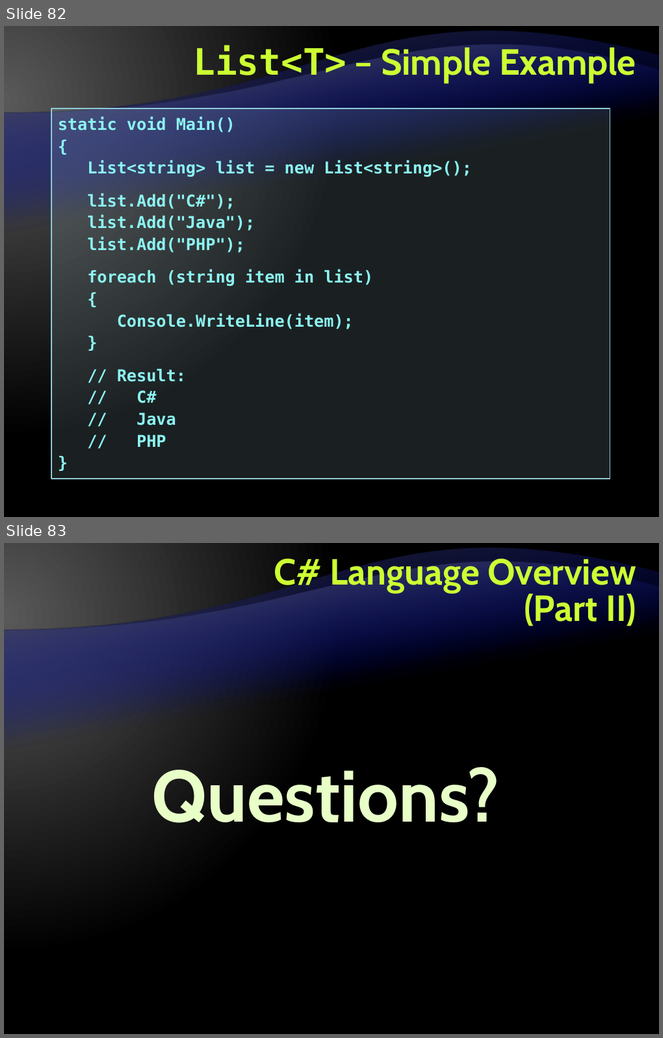
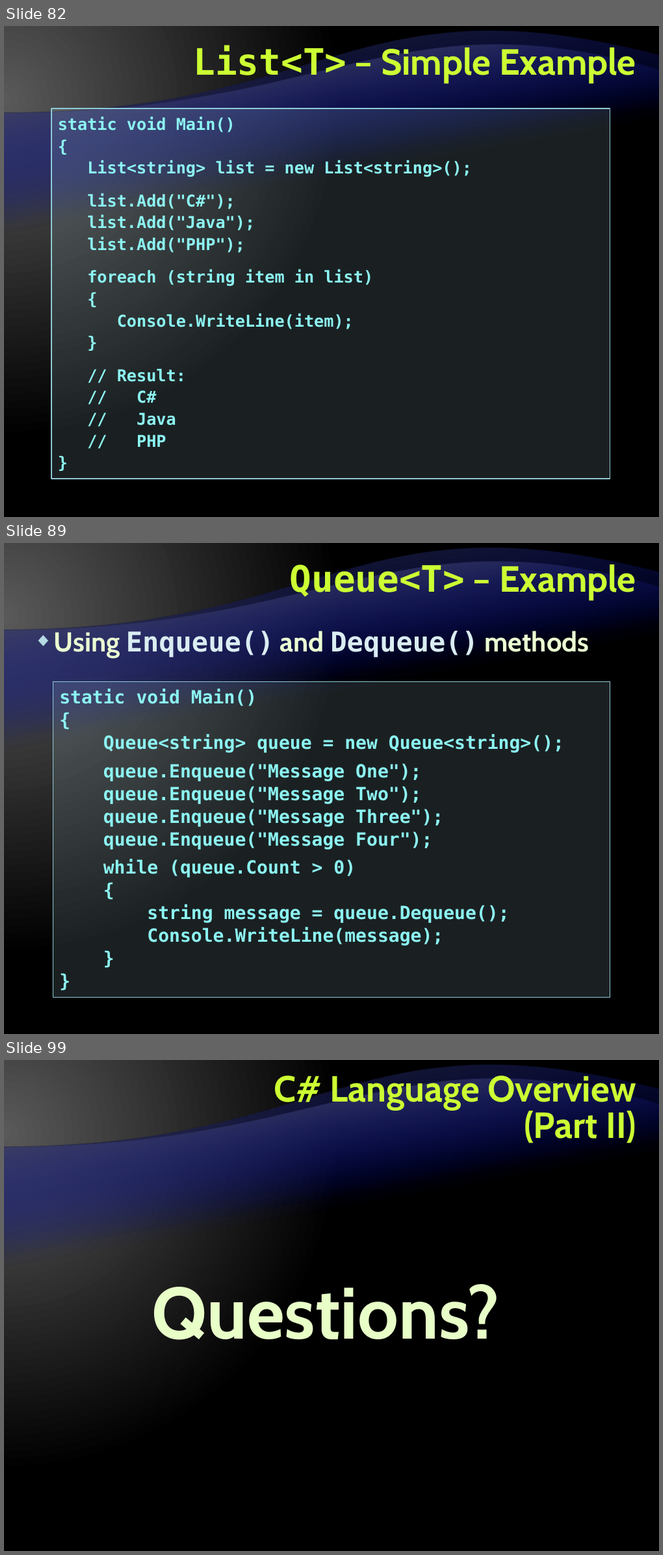
Before and after one commit to Graveheart/aspnetcourse, a slide deck: lectures/3. C# Language Overview - Part II.pptx. Shown one above the other, each under a label of ours: slides 82 and 83 before the commit, slides 82, 89 and 99 after it; the slides between them are not shown. The pictures are 663x1038 and 663x1555 pixels, drawn with LibreOffice and Linux fonts; fonts in the diff are those of the drawing; background and template pictures are left out. Boxes give left, top, right and bottom in pixels: in the first picture for what was removed or moved away, otherwise in the second. Text is boxed around its words. In the diff, an @@ line names an element or a change of style, - is before the commit and + after.

```diff
--- a/lectures/3. C# Language Overview - Part II.pptx
+++ b/lectures/3. C# Language Overview - Part II.pptx
@@ slide 89 added at [4,543,659,1034], background gradient #595959 to #000000; not listed: 2 template elements that a slide beside it also shows @@
@@ title added at [290,561,636,600], 40 pt, text #CCFF33, bold @@
+Queue<T> – Example
@@ text added at [54,631,589,658], 30 pt, text #DAEDF2, bold @@
+◆ Using Enqueue() and Dequeue() methods
@@ rectangle added at [53,682,610,998], fill #B5DBE5 at 15% opacity, outline #90CAD7 1 pt, 20 pt, text #8CF4F2, bold @@
+static void Main()
+{
+Queue<string> queue = new Queue<string>();
+queue.Enqueue("Message One");
+queue.Enqueue("Message Two");
+queue.Enqueue("Message Three");
+queue.Enqueue("Message Four");
+while (queue.Count > 0)
+{
+string message = queue.Dequeue();
+Console.WriteLine(message);
+}
+}
@@ what was slide 83 is now slide 99 @@
```
Also in this commit, not shown: 15 other slides added.
